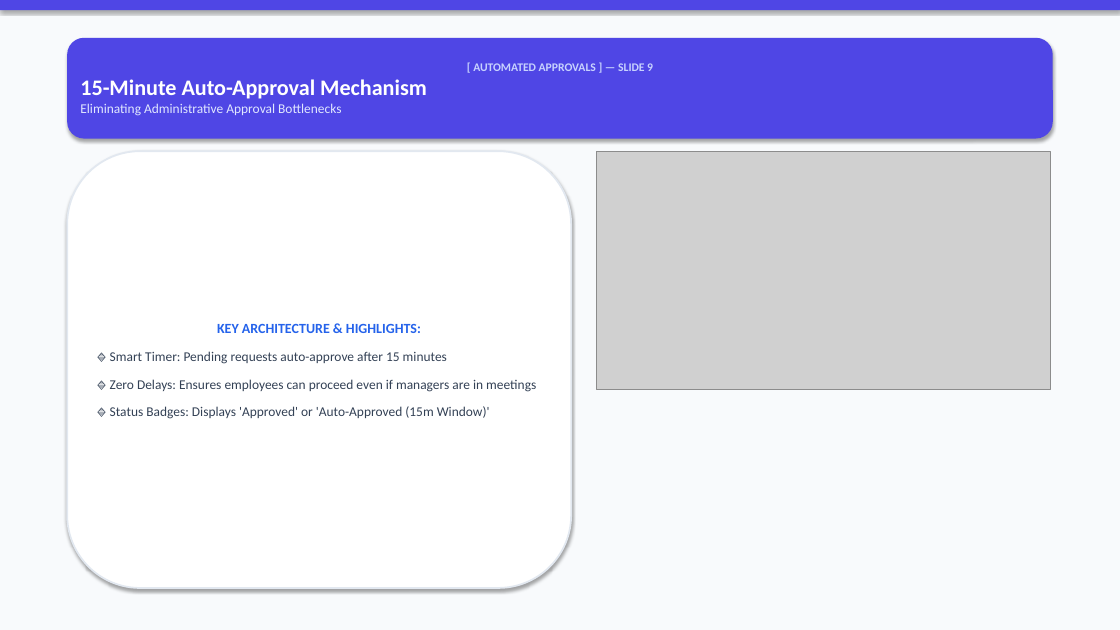
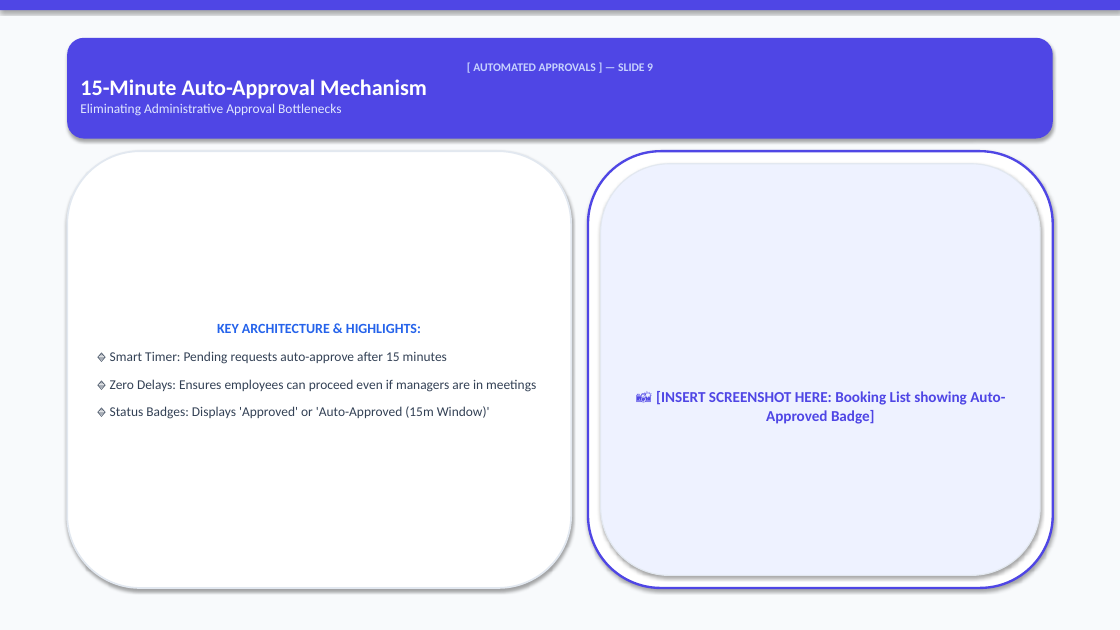
Before and after one commit to VishalMishraCSE/meeting-room-booking-system, a slide deck: slide 9 of document/PRESENTATION_DECK_SLIDES.pptx. Drawn at 1120x630 pixels with LibreOffice and Linux fonts; fonts in the diff are those of the drawing; grey boxes stand for pictures. Boxes give left, top, right and bottom in pixels: in the first picture for what was removed or moved away, otherwise in the second. Text is boxed around its words. In the diff, an @@ line names an element or a change of style, - is before the commit and + after.

Commit message:
docs: restore original presentation deck format with custom screenshot placeholder frame cards on every slide

```diff
--- a/document/PRESENTATION_DECK_SLIDES.pptx
+++ b/document/PRESENTATION_DECK_SLIDES.pptx
@@ rounded rectangle added at [588, 151, 1053, 588], fill #FFFFFF, outline #4F46E5 2 pt @@
@@ picture removed at [597, 151, 1050, 390] @@
@@ rounded rectangle added at [601, 164, 1040, 576], fill #EEF2FF, outline #E2E8F0 1 pt, 13 pt, text #4F46E5, bold @@
+📸 [INSERT SCREENSHOT HERE: Booking List showing Auto-Approved Badge]
```
Also in this commit, not shown: 17 other slides changed.
